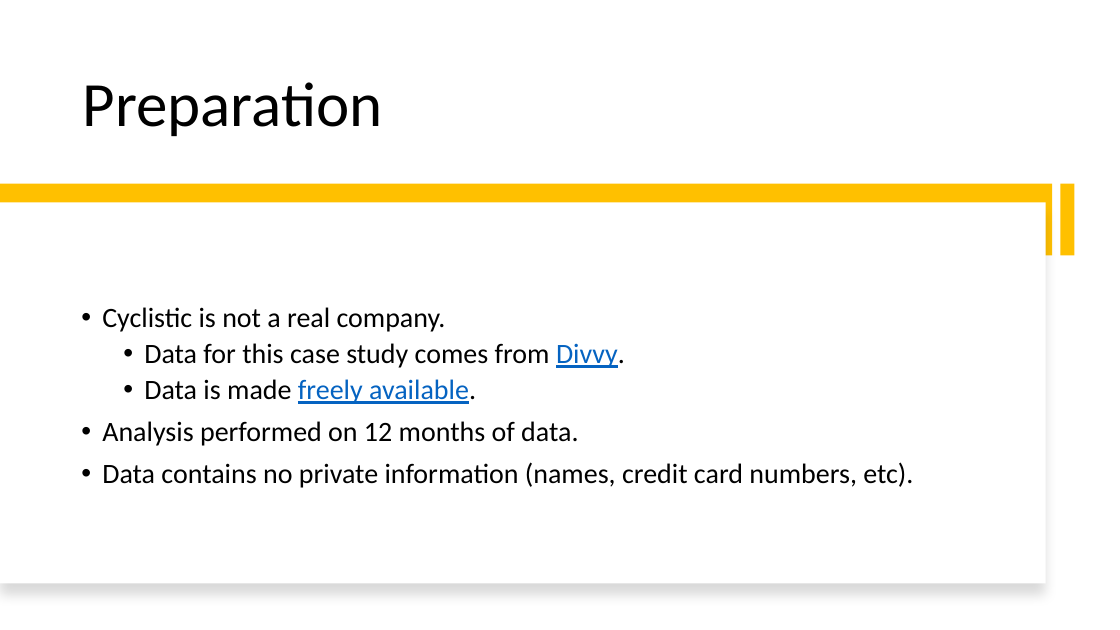
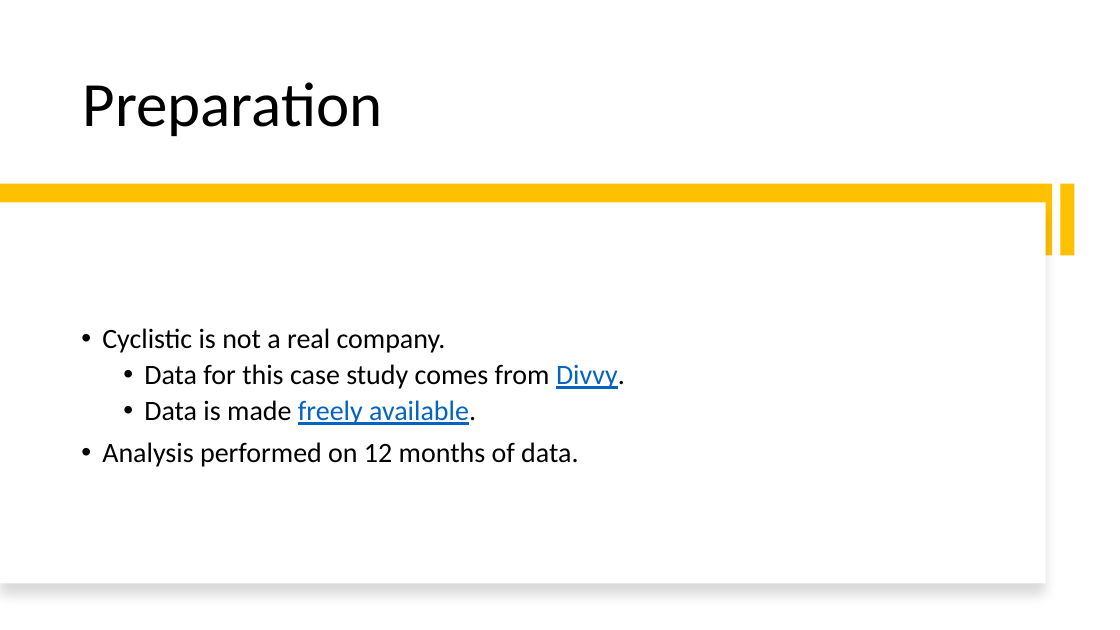
Before and after one commit to paulgreber/RideShareAnalysis, a slide deck: slide 4 of cyclistic_bike_share_analysis.pptx. Drawn at 1120x630 pixels with LibreOffice and Linux fonts; fonts in the diff are those of the drawing. Boxes give left, top, right and bottom in pixels: in the first picture for what was removed or moved away, otherwise in the second. Text is boxed around its words. In the diff, an @@ line names an element or a change of style, - is before the commit and + after.

```diff
--- a/cyclistic_bike_share_analysis.pptx
+++ b/cyclistic_bike_share_analysis.pptx
@@ text at bbox=[102, 462, 913, 488]: paragraph removed @@
-• Data contains no private information (names, credit card numbers, etc).
```
Also in this commit, not shown: 3 other slides changed, 7 other files.
